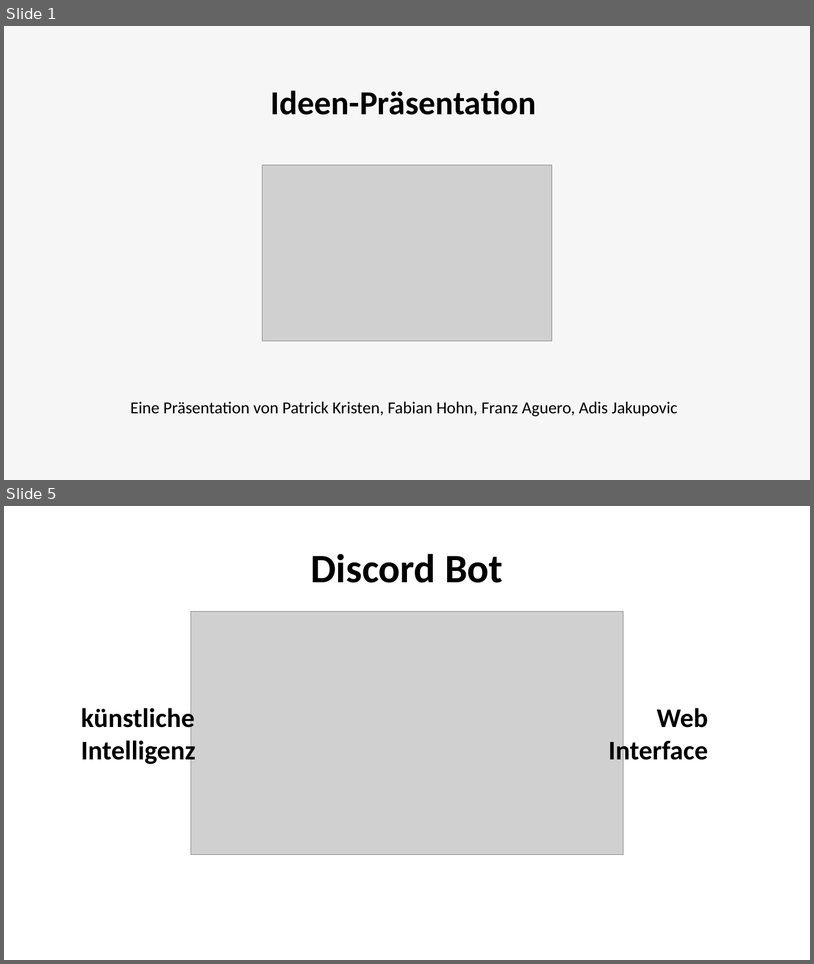
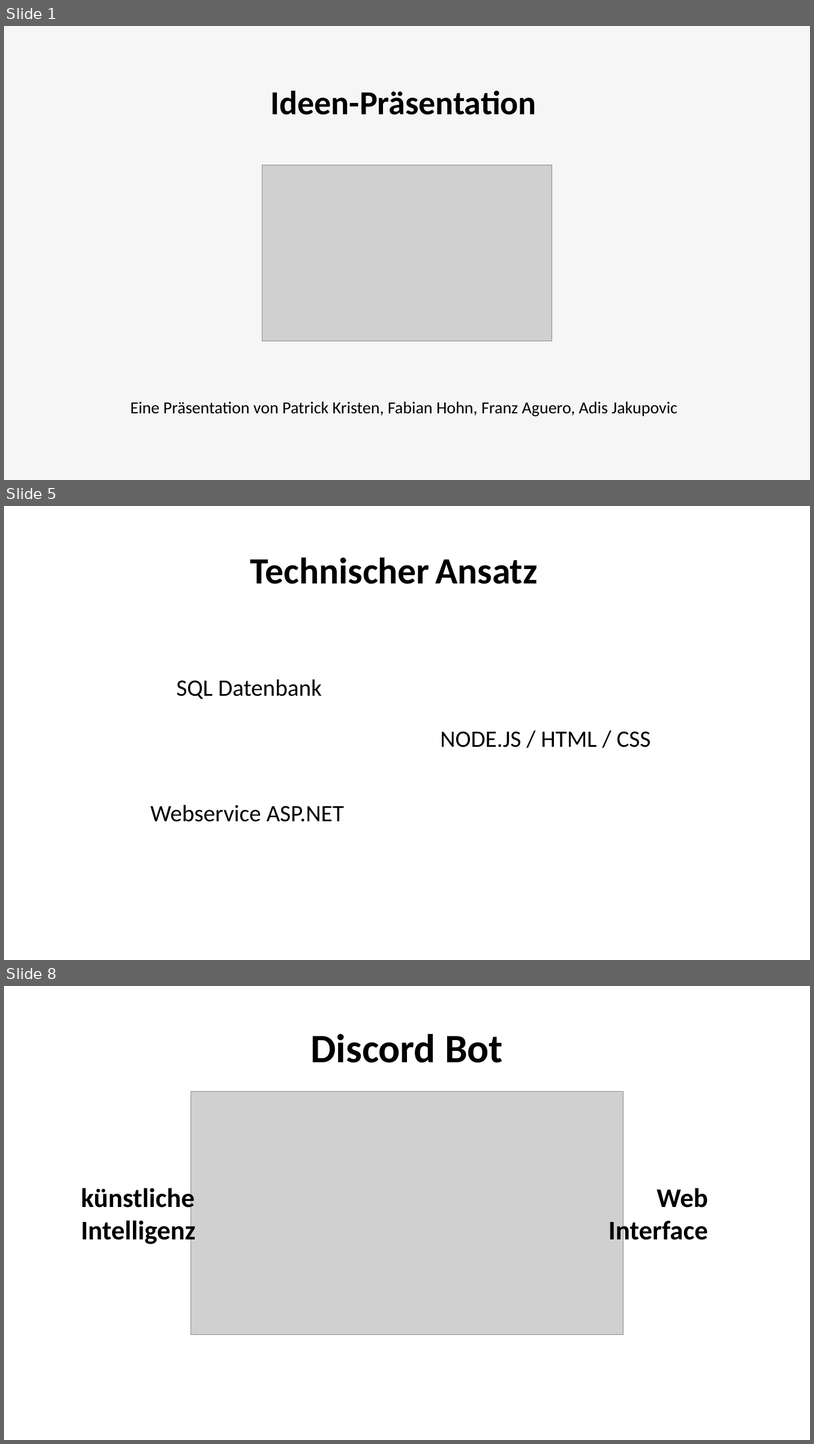
Before and after one commit to CptCringe/SYPProjekt, a slide deck: Präsentation/Syp-Projekt-Ideen.pptx. Shown one above the other, each under a label of ours: slides 1 and 5 before the commit, slides 1, 5 and 8 after it; the slides between them are not shown. The pictures are 814x964 and 814x1444 pixels, drawn with LibreOffice and Linux fonts; fonts in the diff are those of the drawing; grey boxes stand for pictures; background and template pictures are left out. Boxes give left, top, right and bottom in pixels: in the first picture for what was removed or moved away, otherwise in the second. Text is boxed around its words. In the diff, an @@ line names an element or a change of style, - is before the commit and + after.

```diff
--- a/Präsentation/Syp-Projekt-Ideen.pptx
+++ b/Präsentation/Syp-Projekt-Ideen.pptx
@@ slide 5 added at (4, 506, 810, 960), background #FFFFFF @@
@@ text added at (251, 557, 537, 584), 44 pt, text #000000, bold @@
+Technischer Ansatz
@@ text added at (176, 679, 322, 699), 28 pt, text #000000 @@
+SQL Datenbank
@@ text added at (440, 731, 651, 747), 28 pt, text #000000 @@
+NODE.JS / HTML / CSS
@@ text added at (150, 804, 344, 822), 28 pt, text #000000 @@
+Webservice ASP.NET
@@ what was slide 5 is now slide 8 @@
```
Also in this commit, not shown: 4 slides changed, 3 other slides added, 2 slides removed.
